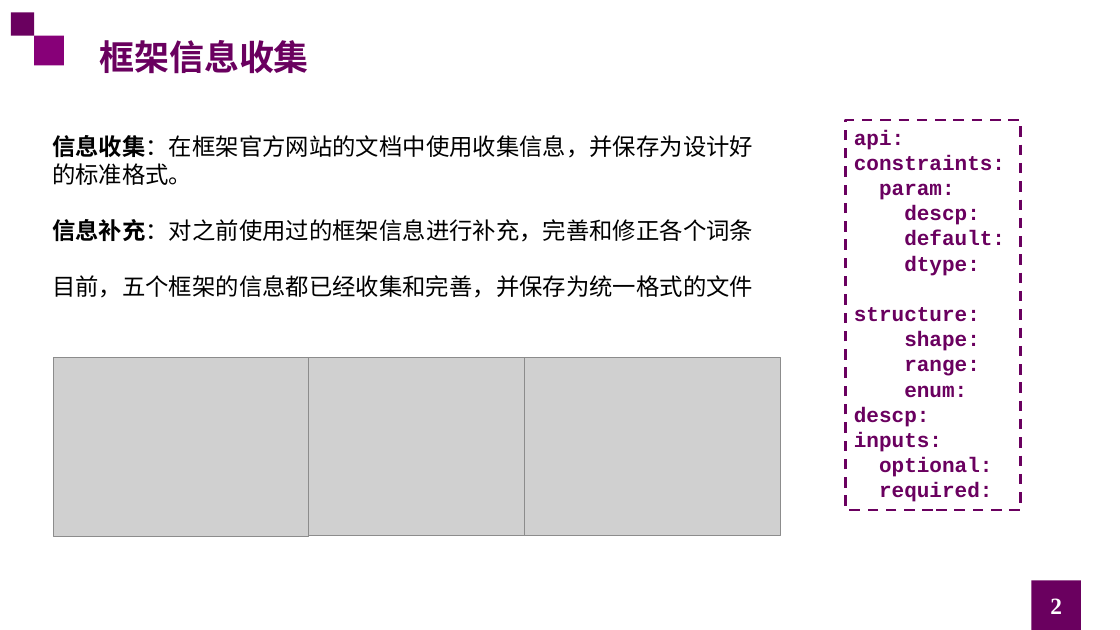
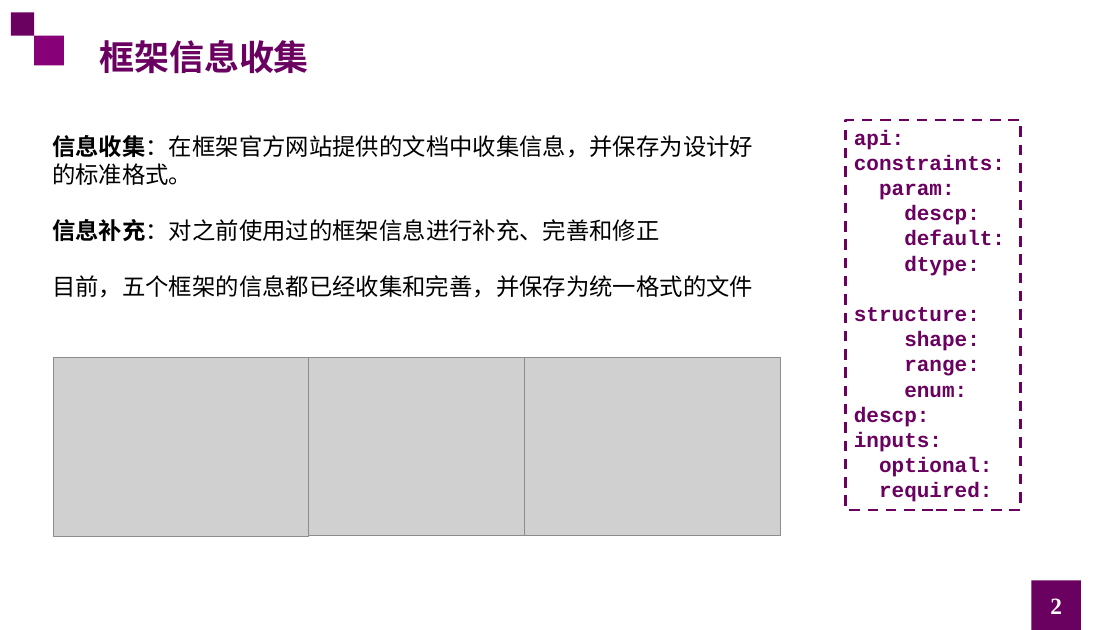
Before and after one commit to LingyueYan-NJU/MoCo_Delta, a slide deck: slide 2 of doc/230926-差分测试汇报.pptx. Drawn at 1120x630 pixels with LibreOffice and Linux fonts; fonts in the diff are those of the drawing; grey boxes stand for pictures; background and template pictures are left out. Boxes give left, top, right and bottom in pixels: in the first picture for what was removed or moved away, otherwise in the second. Text is boxed around its words. In the diff, an @@ line names an element or a change of style, - is before the commit and + after.

```diff
--- a/doc/230926-差分测试汇报.pptx
+++ b/doc/230926-差分测试汇报.pptx
@@ text at bbox=[52, 135, 753, 241]: text changed @@
-信息收集：在框架官方网站的文档中使用收集信息，并保存为设计好的标准格式。
-信息补充：对之前使用过的框架信息进行补充，完善和修正各个词条
+信息收集：在框架官方网站提供的文档中收集信息，并保存为设计好的标准格式。
+信息补充：对之前使用过的框架信息进行补充、完善和修正
```
Also in this commit, not shown: 2 other slides changed.
